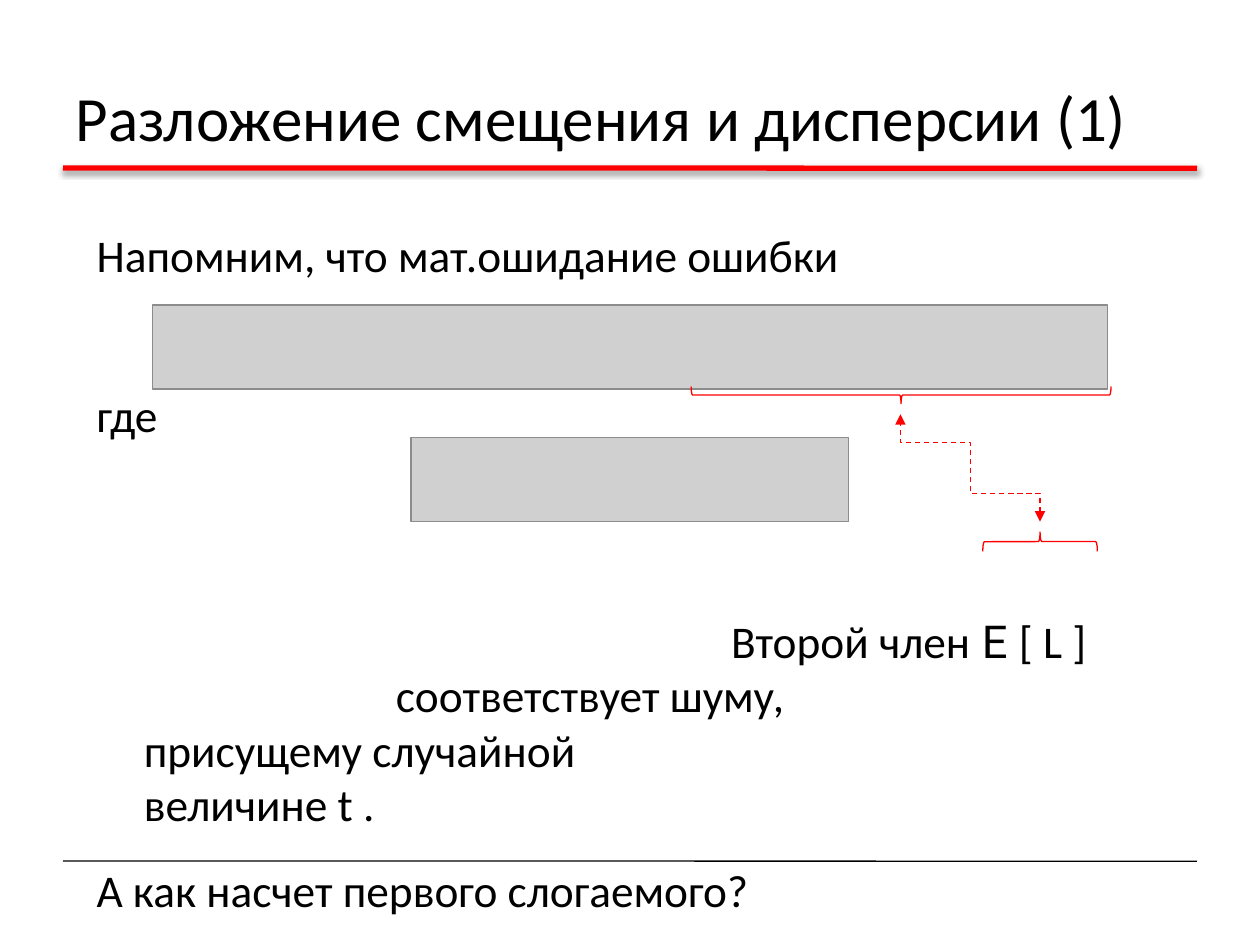
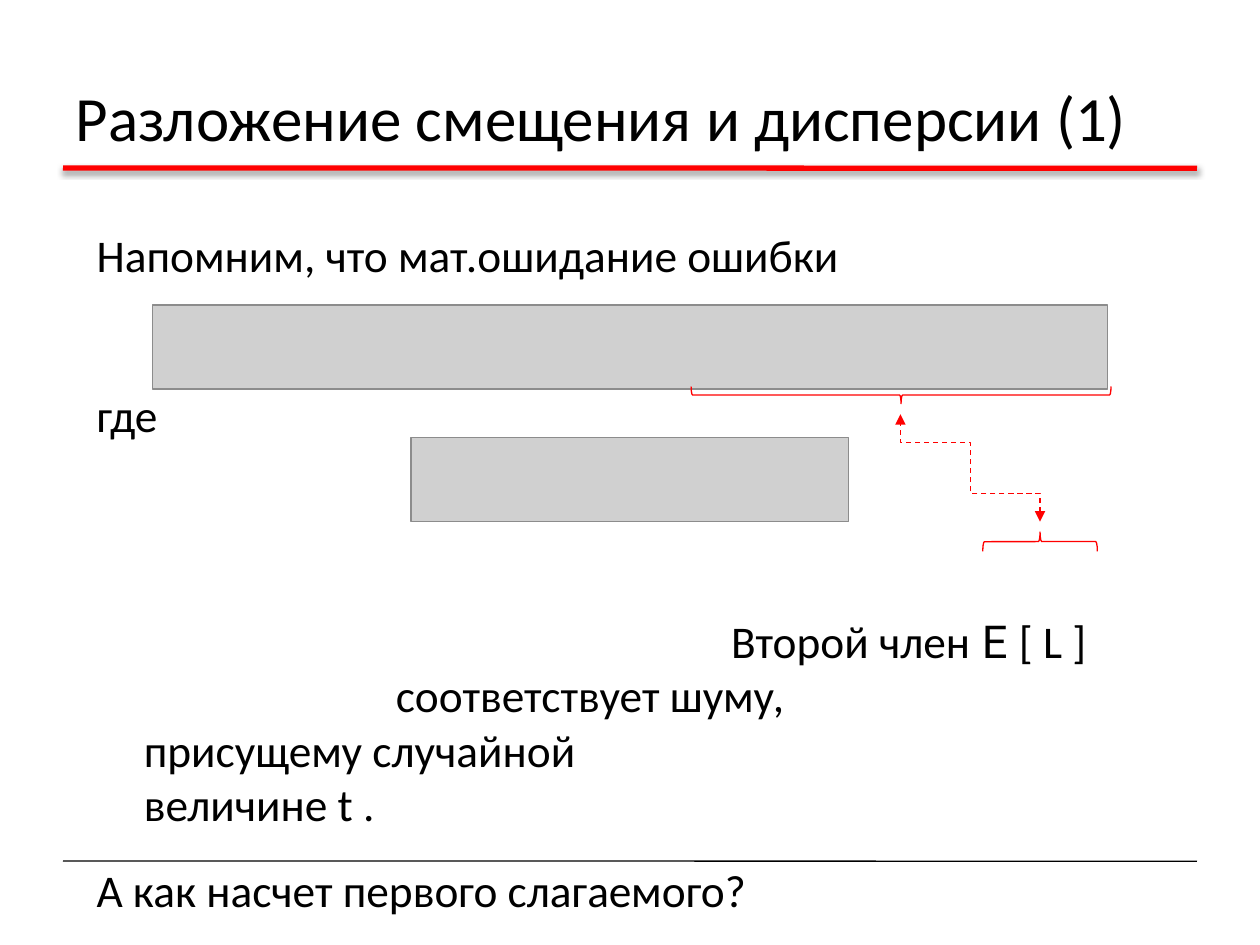
Before and after one commit to sudakov/ai-lab, a slide deck: slide 18 of ML2.pptx. Drawn at 1260x945 pixels with LibreOffice and Linux fonts; fonts in the diff are those of the drawing; grey boxes stand for pictures. Boxes give left, top, right and bottom in pixels: in the first picture for what was removed or moved away, otherwise in the second. Text is boxed around its words. In the diff, an @@ line names an element or a change of style, - is before the commit and + after.

```diff
--- a/ML2.pptx
+++ b/ML2.pptx
@@ text at (97,876,746,915): text changed @@
-А как насчет первого слогаемого?
+А как насчет первого слагаемого?
```
Also in this commit, not shown: 2 other slides changed, 2 other files.
